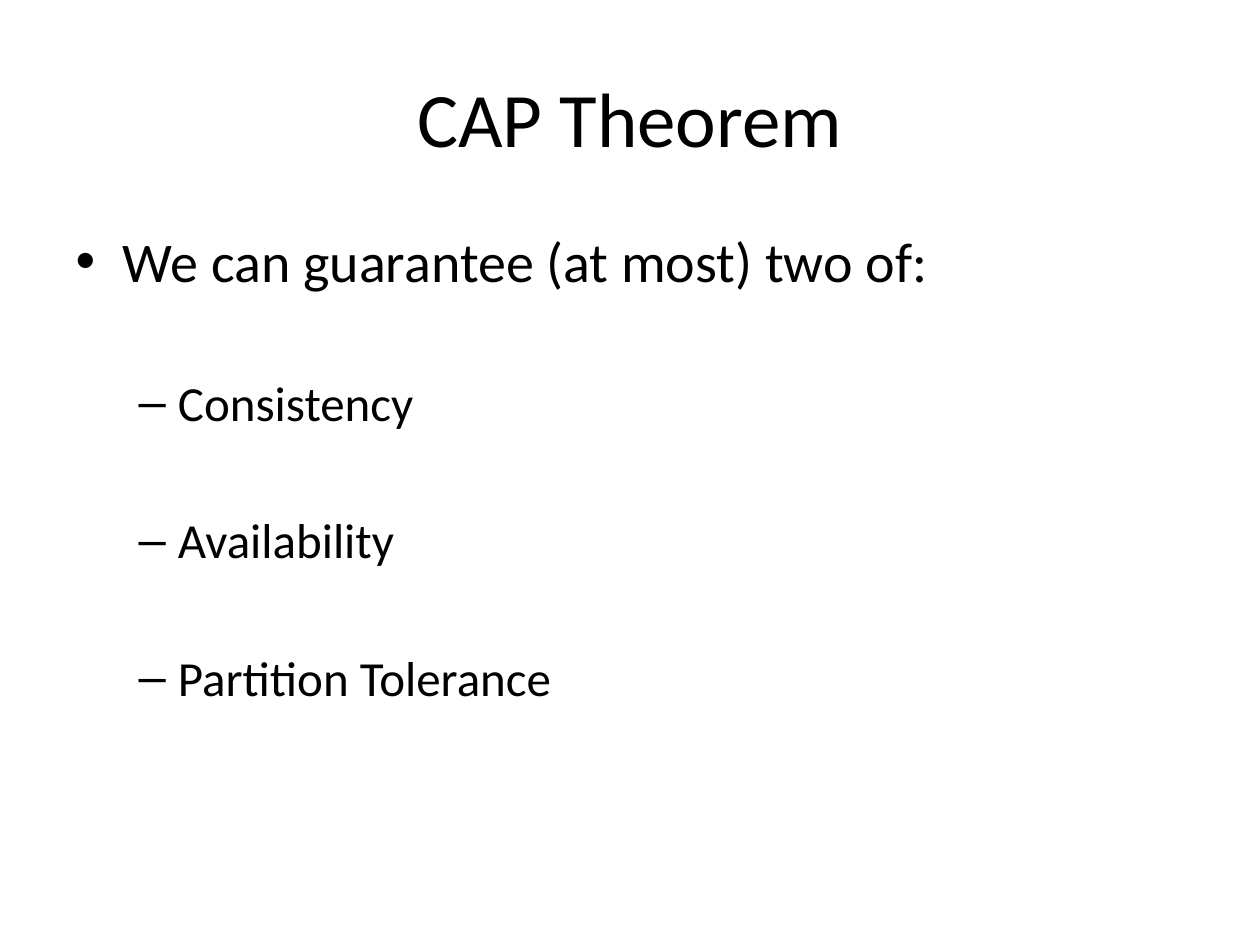
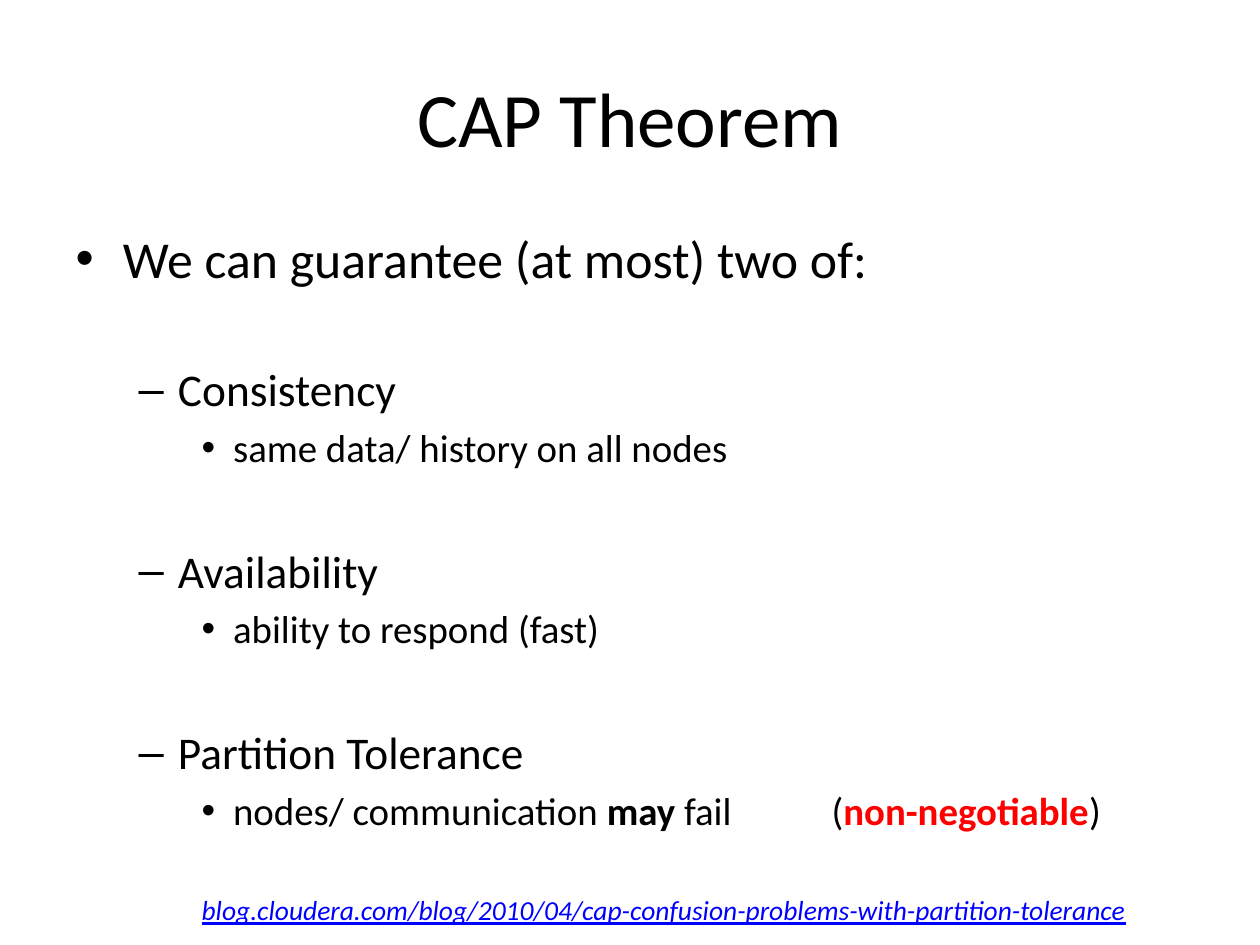
Before and after one commit to alexdgarland/database-demos, a slide deck: slide 17 of Slides/Not Only SQL - Picking A Database for DotNET.pptx (slide 23 before the commit). Drawn at 1260x945 pixels with LibreOffice and Linux fonts; fonts in the diff are those of the drawing. Boxes give left, top, right and bottom in pixels: in the first picture for what was removed or moved away, otherwise in the second. Text is boxed around its words. In the diff, an @@ line names an element or a change of style, - is before the commit and + after.

```diff
--- a/Slides/Not Only SQL - Picking A Database for DotNET.pptx
+++ b/Slides/Not Only SQL - Picking A Database for DotNET.pptx
@@ text at [123,240,867,770]: size 32 to 29.6 pt in "We can guarantee (at most) two of:"; size 28 to 25.9 pt in "Consistency", "Availability", "Partition Tolerance" @@
@@ text at [233,435,727,469]: paragraph added @@
+    • same data/ history on all nodes
@@ text at [233,614,599,650]: paragraph added @@
+    • ability to respond (fast)
@@ text at [202,796,1125,925]: paragraphs added @@
+    • nodes/ communication may fail (non-negotiable)
+    blog.cloudera.com/blog/2010/04/cap-confusion-problems-with-partition-tolerance
```
Also in this commit, not shown: 9 other slides changed, 2 slides added, 14 slides removed, 3 other files.
